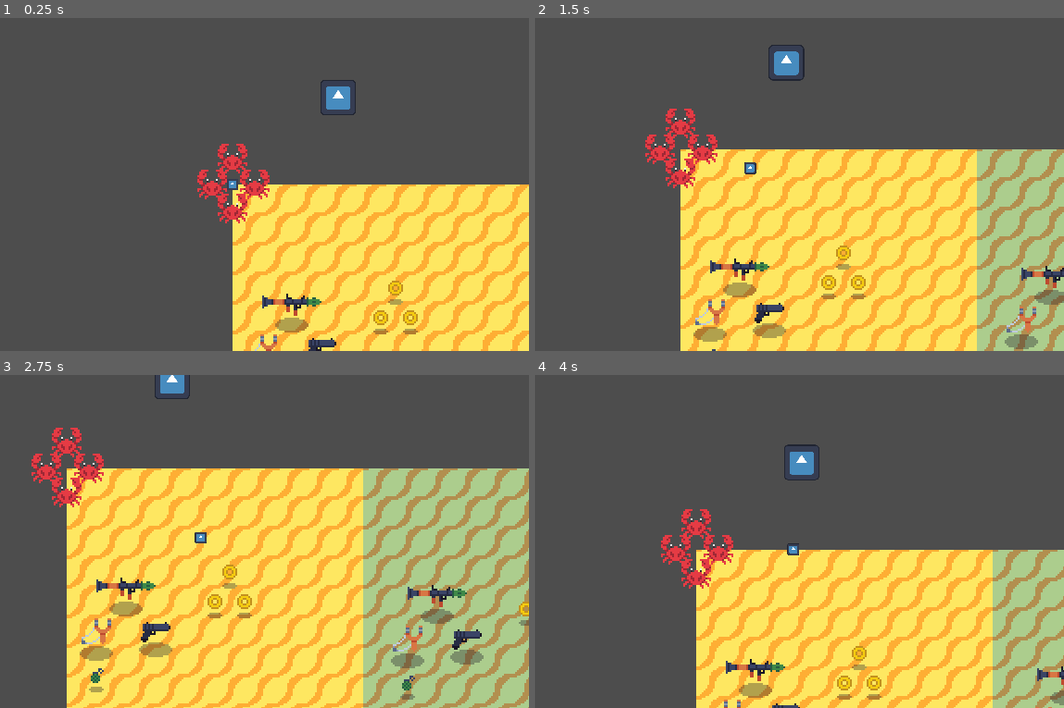
Above: before the commit, frames 1-4 (two rows, left to right).
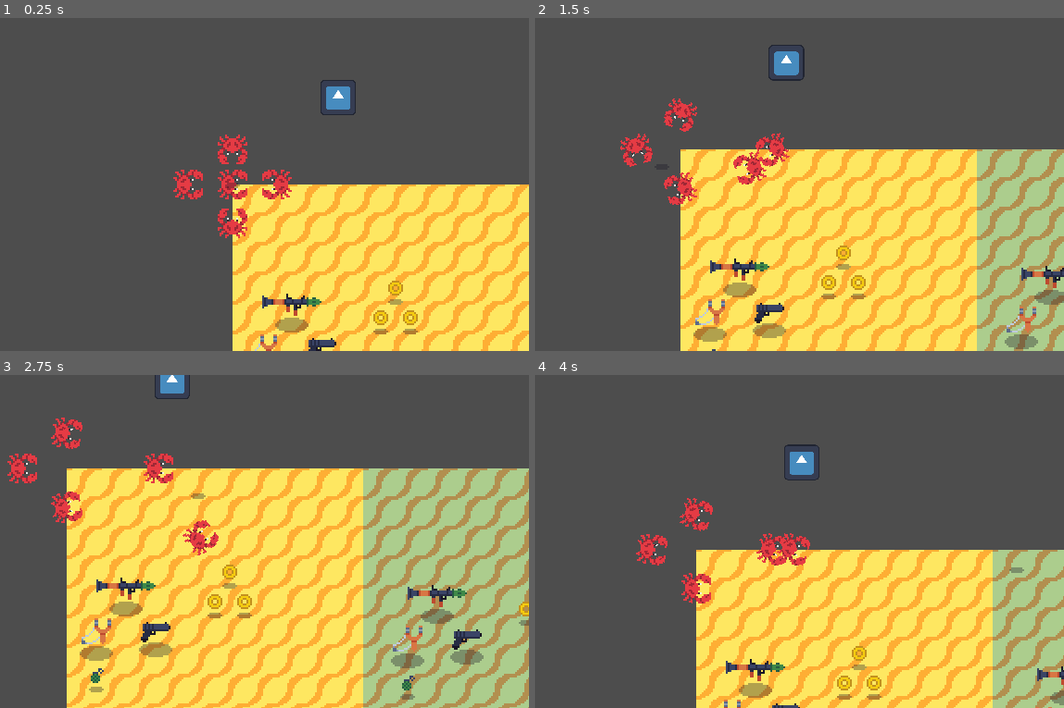
Above: after the commit, the same moments.

Repository: deckerous/crab-x
Game: Godot game, scene res://Levels/Test/sprite_size_test.tscn
The game is run twice, just before and just after one commit, with the same random seed, the same clock (stepped at 60 frames per second) and the same inputs. The project has no main scene, so this scene is started directly. The engine's default icon, where the game draws it, is replaced by a stand-in: a white triangle on a blue panel in a dark square.
Inputs (mouse positions are in pixels of both pictures, inside the frame that each line leads up to):
- Up to frame 1 (0.25 s): no input
- Up to frame 2 (1.5 s): tap Enter at 0.5 s; move the mouse to (900, 167) at 0.52 s; hold D (move_right) 0.53-1.28 s; move the mouse to (651, 201) at 1.27 s; hold S (move_down) from 1.28 s (still down)
- Up to frame 3 (2.75 s): move the mouse to (290, 468) at 2.02 s; release S (move_down) at 2.03 s; hold D (move_right) from 2.03 s (still down)
- Up to frame 4 (4 s): move the mouse to (736, 608) at 2.77 s; release D (move_right) at 2.78 s; hold W (move_up) 2.78-3.53 s; move the mouse to (947, 591) at 3.52 s; hold A (move_left) from 3.53 s (still down)

The runs differ from the first frame. In frame 1, 2.0% of the frame differs, in the area x 32-56%, y 35-67%; in frame 2, 2.2%; in frame 3, 2.3%, in the area x 1-42%, y 12-55%; in frame 4, 2.3%.

Commit message:
Crab is rally point, crabs faster, and crabs rotate toward mouse cursor.

Diff:
--- a/Player/Scenes/player.tscn
+++ b/Player/Scenes/player.tscn
@@ -1,15 +1,15 @@
 [gd_scene load_steps=7 format=3 uid="uid://c1u7abh3kwaiv"]
 
 [ext_resource type="Script" path="res://Player/Scripts/player.gd" id="1_hjqw4"]
-[ext_resource type="Texture2D" uid="uid://61bofbo06ql0" path="res://icon.svg" id="1_t2eqf"]
 [ext_resource type="Script" path="res://Player/Scripts/placeholder_crab.gd" id="2_hgpx8"]
 [ext_resource type="Texture2D" uid="uid://egsqku8cqx1j" path="res://Assets/Crabs/png/crab-16x16.png" id="3_j4mev"]
+[ext_resource type="Texture2D" uid="uid://ba866d5mhxgj7" path="res://Assets/Misc/png/drop-shadow-8x8.png" id="4_x17ct"]
 
 [sub_resource type="CircleShape2D" id="CircleShape2D_1m4ya"]
 radius = 6.08276
 
 [sub_resource type="CircleShape2D" id="CircleShape2D_syqll"]
-radius = 3.0
+radius = 6.08
 
 [node name="Player" type="Node2D"]
 script = ExtResource("1_hjqw4")
@@ -20,7 +20,7 @@
 [node name="CrabManager" type="Node2D" parent="."]
 
 [node name="PlaceholderCrab" type="CharacterBody2D" parent="CrabManager"]
-position = Vector2(12, 0)
+position = Vector2(24, 0)
 collision_layer = 2
 collision_mask = 3
 script = ExtResource("2_hgpx8")
@@ -32,7 +32,8 @@
 shape = SubResource("CircleShape2D_1m4ya")
 
 [node name="NavigationAgent2D" type="NavigationAgent2D" parent="CrabManager/PlaceholderCrab"]
-path_desired_distance = 5.0
+path_desired_distance = 3.0
+target_desired_distance = 5.0
 path_postprocessing = 1
 avoidance_enabled = true
 radius = 7.0
@@ -42,7 +43,7 @@
 debug_path_custom_color = Color(1, 0, 1, 1)
 
 [node name="PlaceholderCrab2" type="CharacterBody2D" parent="CrabManager"]
-position = Vector2(-11, 0)
+position = Vector2(-24, 0)
 collision_layer = 2
 collision_mask = 3
 script = ExtResource("2_hgpx8")
@@ -54,7 +55,8 @@
 shape = SubResource("CircleShape2D_1m4ya")
 
 [node name="NavigationAgent2D" type="NavigationAgent2D" parent="CrabManager/PlaceholderCrab2"]
-path_desired_distance = 5.0
+path_desired_distance = 3.0
+target_desired_distance = 5.0
 path_postprocessing = 1
 avoidance_enabled = true
 radius = 7.0
@@ -64,7 +66,7 @@
 debug_path_custom_color = Color(1, 0, 1, 1)
 
 [node name="PlaceholderCrab3" type="CharacterBody2D" parent="CrabManager"]
-position = Vector2(0, -14)
+position = Vector2(0, -19)
 collision_layer = 2
 collision_mask = 3
 script = ExtResource("2_hgpx8")
@@ -76,7 +78,8 @@
 shape = SubResource("CircleShape2D_1m4ya")
 
 [node name="NavigationAgent2D" type="NavigationAgent2D" parent="CrabManager/PlaceholderCrab3"]
-path_desired_distance = 5.0
+path_desired_distance = 3.0
+target_desired_distance = 5.0
 path_postprocessing = 1
 avoidance_enabled = true
 radius = 7.0
@@ -86,7 +89,7 @@
 debug_path_custom_color = Color(1, 0, 1, 1)
 
 [node name="PlaceholderCrab4" type="CharacterBody2D" parent="CrabManager"]
-position = Vector2(0, 13)
+position = Vector2(0, 21)
 collision_layer = 2
 collision_mask = 3
 script = ExtResource("2_hgpx8")
@@ -98,7 +101,8 @@
 shape = SubResource("CircleShape2D_1m4ya")
 
 [node name="NavigationAgent2D" type="NavigationAgent2D" parent="CrabManager/PlaceholderCrab4"]
-path_desired_distance = 5.0
+path_desired_distance = 3.0
+target_desired_distance = 5.0
 path_postprocessing = 1
 avoidance_enabled = true
 radius = 7.0
@@ -108,14 +112,16 @@
 debug_path_custom_color = Color(1, 0, 1, 1)
 
 [node name="RallyPoint" type="CharacterBody2D" parent="."]
-collision_layer = 4
+collision_layer = 2
 
 [node name="RallyPointGraphics" type="Sprite2D" parent="RallyPoint"]
-scale = Vector2(0.05, 0.05)
-texture = ExtResource("1_t2eqf")
+texture = ExtResource("3_j4mev")
 
 [node name="CollisionShape2D" type="CollisionShape2D" parent="RallyPoint"]
 shape = SubResource("CircleShape2D_syqll")
+
+[node name="Crosshair" type="Sprite2D" parent="."]
+texture = ExtResource("4_x17ct")
 
 [connection signal="velocity_computed" from="CrabManager/PlaceholderCrab/NavigationAgent2D" to="CrabManager/PlaceholderCrab" method="_on_navigation_agent_2d_velocity_computed"]
 [connection signal="velocity_computed" from="CrabManager/PlaceholderCrab2/NavigationAgent2D" to="CrabManager/PlaceholderCrab2" method="_on_navigation_agent_2d_velocity_computed"]
--- a/Player/Scripts/player.gd
+++ b/Player/Scripts/player.gd
@@ -1,15 +1,18 @@
 extends Node2D
 
 @export var rally_point_move_speed : float = 50.0
-@export var crab_moving_speed : float = 49.0
+@export var camera_distance : float = 35.0
+@export var crab_moving_speed : float = 50.0
 
 @onready var camera_2d = $Camera2D
 @onready var rally_point = $RallyPoint
 @onready var crab_manager = $CrabManager
+@onready var crosshair = $Crosshair
 
 @onready var viewport_w = get_viewport().get_visible_rect().size.x
 @onready var viewport_h = get_viewport().get_visible_rect().size.y
 
+var mouse_pos = Vector2.ZERO
 var move_dir = Vector2.ZERO
 
 func _ready():
@@ -23,9 +26,15 @@
 	await get_tree().physics_frame
 	set_physics_process(true)
 
+func _input(event):
+	if event is InputEventMouse:
+		mouse_pos = Vector2(event.position.x - viewport_w/2.0, event.position.y - viewport_h/2.0)
+		crosshair.global_position = get_global_mouse_position()
+		print(mouse_pos)
+
 func _process(delta):
 	if move_dir != Vector2.ZERO:
-		camera_2d.global_position = lerp(camera_2d.global_position, rally_point.global_position + move_dir * 35, 0.05)
+		camera_2d.global_position = lerp(camera_2d.global_position, rally_point.global_position + move_dir * camera_distance, 0.05)
 	else:
 		camera_2d.global_position = lerp(camera_2d.global_position, rally_point.global_position, 0.01)
 
@@ -45,6 +54,8 @@
 			var next_path_position = crab.navigation_agent_2d.get_next_path_position()
 			var new_crab_velocity = curr_crab_position.direction_to(next_path_position).normalized() * crab_moving_speed
 
+			crab.global_rotation = crab.global_position.direction_to(get_global_mouse_position()).angle() + PI/2.0
+
 			if crab.navigation_agent_2d.is_navigation_finished():
 				new_crab_velocity = lerp(new_crab_velocity, new_crab_velocity * 0.9, 0.05)
 
@@ -55,5 +66,7 @@
 
 			crab.move_and_slide()
 
+
+	rally_point.global_rotation = rally_point.global_position.direction_to(get_global_mouse_position()).angle() + PI/2.0
 	rally_point.velocity = move_dir * rally_point_move_speed
 	rally_point.move_and_slide()
